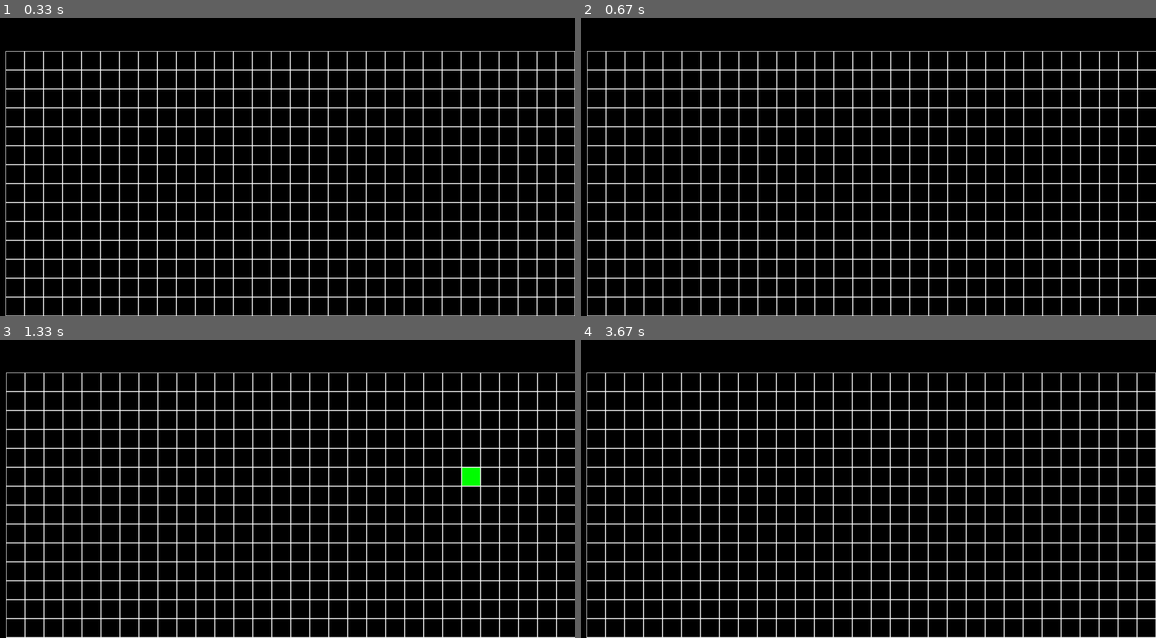
Above: before the commit, frames 1-4 (two rows, left to right).
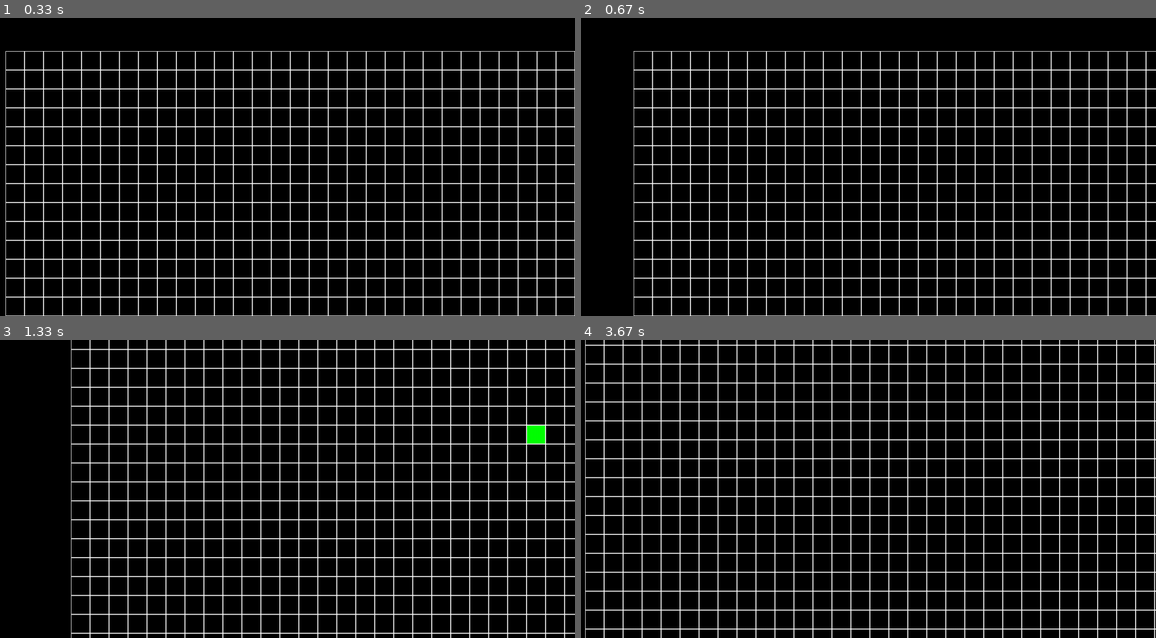
Above: after the commit, the same moments.

Repository: lusipusik/PyGameLife
Game: pygame game, started from game/main.py
Two runs of this game, one before a commit and one after it. Both use one fixed random seed, a clock stepped at 60 frames per second and the inputs below.
Inputs (mouse positions are in pixels of both pictures, inside the frame that each line leads up to):
- Up to frame 1 (0.33 s): no input
- Up to frame 2 (0.67 s): hold D from 0.33 s (still down)
- Up to frame 3 (1.33 s): release D at 0.8 s; hold W 0.83-1.13 s; click (465, 480) at 1.22 s
- Up to frame 4 (3.67 s): hold D 1.5-1.97 s; hold A 2-2.53 s; hold S 2.57-2.87 s; hold A 2.9-3.3 s; tap Space at 2.97, 3.27, 3.4 s; hold W from 3.33 s (still down)

Frame 1 is identical in both runs. In frame 2, 13% of the frame differs, in the area x 1-99%, y 11-100%; in frame 3, 26%; in frame 4, 27%, in the area x 0-100%, y 0-100%.

Commit message:
двидение начало

Diff:
--- a/game/main.py
+++ b/game/main.py
@@ -28,14 +28,15 @@
         for event in pygame.event.get():
             if event.type == pygame.QUIT:
                 running = False
-            if event.type == pygame.KEYDOWN and event.key == pygame.K_d:
-                xmove = xmove + 1
-            if event.type == pygame.KEYDOWN and event.key == pygame.K_a:
-                xmove = xmove - 1
-            if event.type == pygame.KEYDOWN and event.key == pygame.K_s:
-                ymove = ymove + 1
-            if event.type == pygame.KEYDOWN and event.key == pygame.K_w:
-                ymove = ymove - 1
+#            if event.type == pygame.KEYDOWN:
+ #               if event.key == pygame.K_d:
+  #                  xmove = xmove + 3
+   #             if event.key == pygame.K_a:
+    #                xmove = xmove - 3
+     #           if event.key == pygame.K_s:
+      #              ymove = ymove + 3
+       #         if event.key == pygame.K_w:
+        #            ymove = ymove - 3
             if event.type == pygame.MOUSEBUTTONDOWN and event.button == 1:
                 board.get_click(event.pos)
             if event.type == pygame.KEYDOWN and event.key == pygame.K_SPACE:
@@ -45,9 +46,17 @@
             if event.type == pygame.MOUSEBUTTONDOWN and event.button == 5:
                 speed -= 1
 
+        keys = pygame.key.get_pressed()
+        if keys[pygame.K_d]:
+            xmove = xmove + 3
+        if keys[pygame.K_a]:
+            xmove = xmove - 3
+        if keys[pygame.K_s]:
+            ymove = ymove + 3
+        if keys[pygame.K_w]:
+            ymove = ymove - 3
         screen.fill((0, 0, 0))
         board.render(screen, xmove, ymove)
-        print(ymove, xmove)
         brd.render(screen, xmove, ymove)
         if ticks >= speed:
             if time_on:
